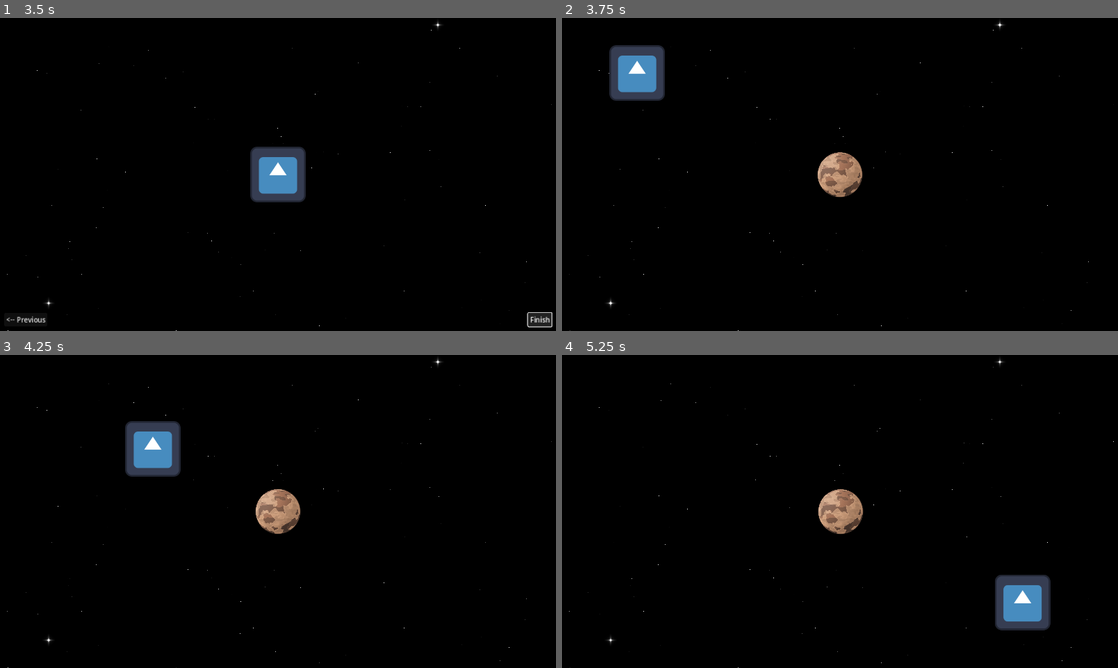
Above: before the commit, frames 1-4 (two rows, left to right).
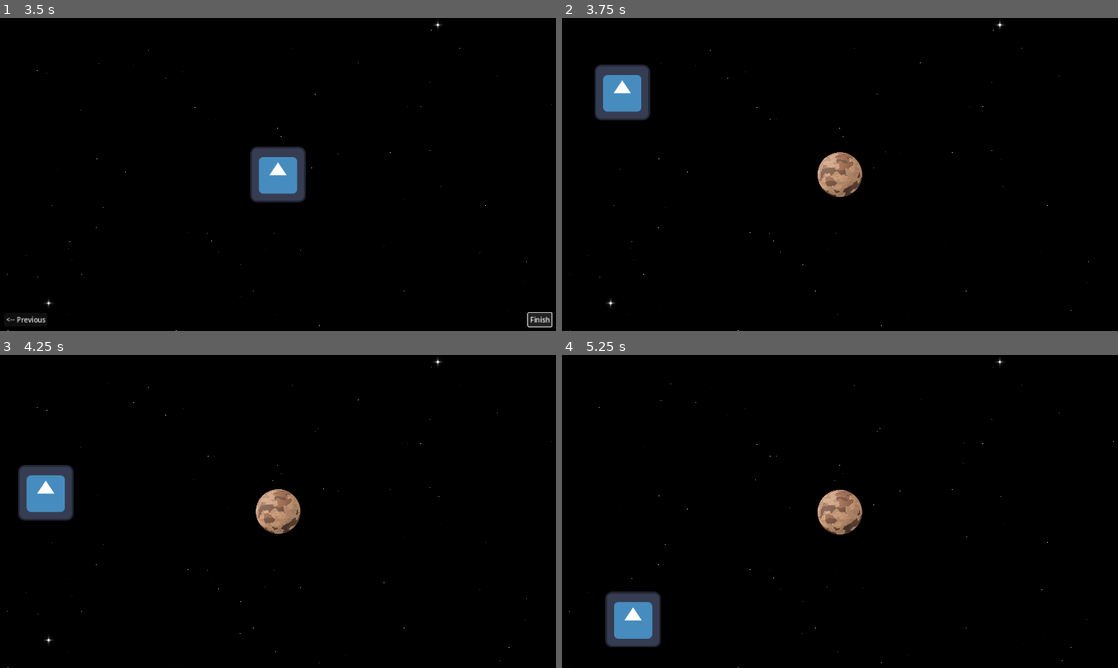
Above: after the commit, the same moments.

Repository: AnEvilPenguin/Pirate-Jam-16
Game: Godot game, scene res://Controllers/GameController/GameController.tscn
The game is run twice, just before and just after one commit, with the same random seed, the same clock (stepped at 60 frames per second) and the same inputs. The engine's default icon, where the game draws it, is replaced by a stand-in: a white triangle on a blue panel in a dark square.
Inputs:
- Up to frame 1 (3.5 s): click "New Game" at 0.5 s; click "Next -->" at 1.25 s; click "<-- Previous" at 2 s; click "Next -->" at 2.75 s
- Up to frame 2 (3.75 s): click "Finish" at 3.5 s
- Up to frame 3 (4.25 s): no input
- Up to frame 4 (5.25 s): no input

Frame 1 is identical in both runs. In frame 2, 2.5% of the frame differs, in the area x 5-54%, y 8-58%; in frame 3, 3.5%; in frame 4, 3.7%, in the area x 7-88%, y 42-94%.

Commit message:
feat: simple orbit

Diff:
--- a/Scenes/pluto.gd
+++ b/Scenes/pluto.gd
@@ -8,6 +8,16 @@
 func _physics_process(delta):
 	# Add gravity from Area2D
 	# This is cool, but probably too complex for my current plan
-	velocity += get_gravity() * delta
+	#velocity += get_gravity() * delta
+
+	var center = Vector2(0,0);
+
+	var distToCenter = global_position - center
+
+	velocity = distToCenter.orthogonal().limit_length(SPEED);
+
+	#TODO move position in/out and increase/decrease speed
+	#TODO if speed lower than a certain amount start falling back in towards the center?
+		#could also make this proportional, so lets say the closer you are to the sun the faster you need to go to prevent falling in.
 
 	move_and_slide()
--- a/Scenes/solar_system.tscn
+++ b/Scenes/solar_system.tscn
@@ -1,25 +1,13 @@
-[gd_scene load_steps=4 format=3 uid="uid://c1y1iey62avec"]
+[gd_scene load_steps=3 format=3 uid="uid://c1y1iey62avec"]
 
 [ext_resource type="Texture2D" uid="uid://c4a5wppo830iu" path="res://Assets/icon.svg" id="1_7fdxf"]
 [ext_resource type="PackedScene" uid="uid://d0ojrocirr1jq" path="res://Scenes/pluto.tscn" id="2_08sjl"]
-
-[sub_resource type="CircleShape2D" id="CircleShape2D_tyisp"]
-radius = 918.79
 
 [node name="SolarSystem" type="Node2D"]
 
 [node name="Sprite2D" type="Sprite2D" parent="."]
 texture = ExtResource("1_7fdxf")
 
-[node name="Area2D" type="Area2D" parent="Sprite2D"]
-gravity_space_override = 1
-gravity_point = true
-gravity_point_center = Vector2(0, 0)
-gravity_direction = Vector2(0, 0)
-
-[node name="CollisionShape2D" type="CollisionShape2D" parent="Sprite2D/Area2D"]
-shape = SubResource("CircleShape2D_tyisp")
-
 [node name="Pluto" parent="." instance=ExtResource("2_08sjl")]
 position = Vector2(478, 239)
 motion_mode = 1
